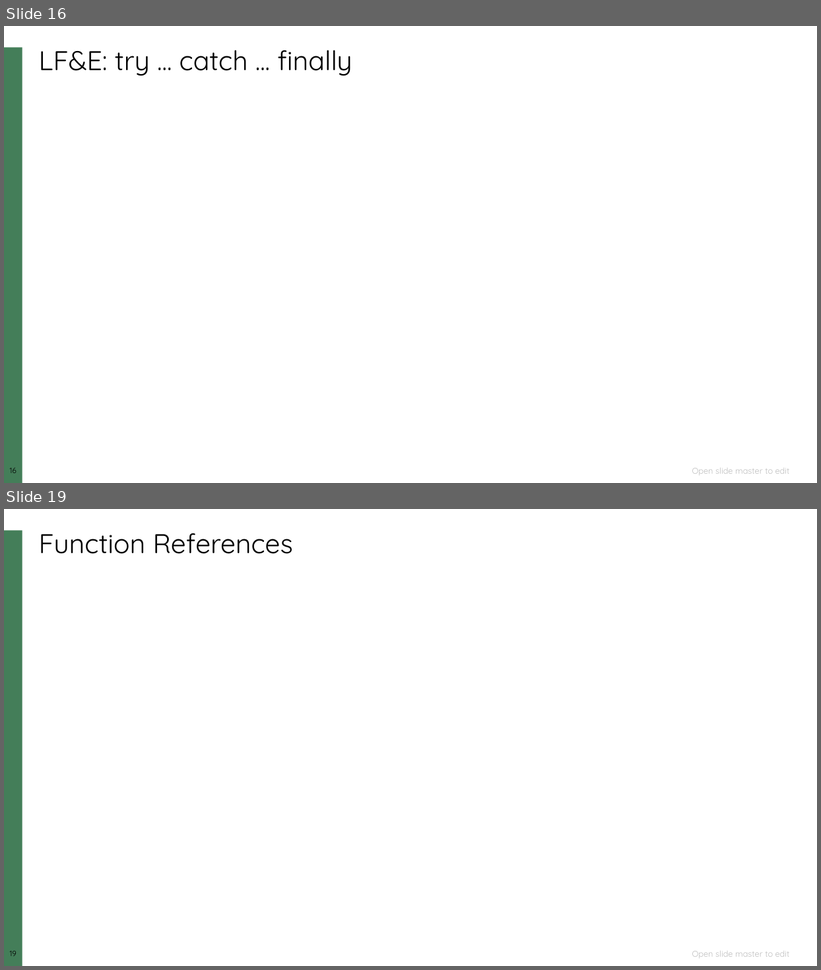
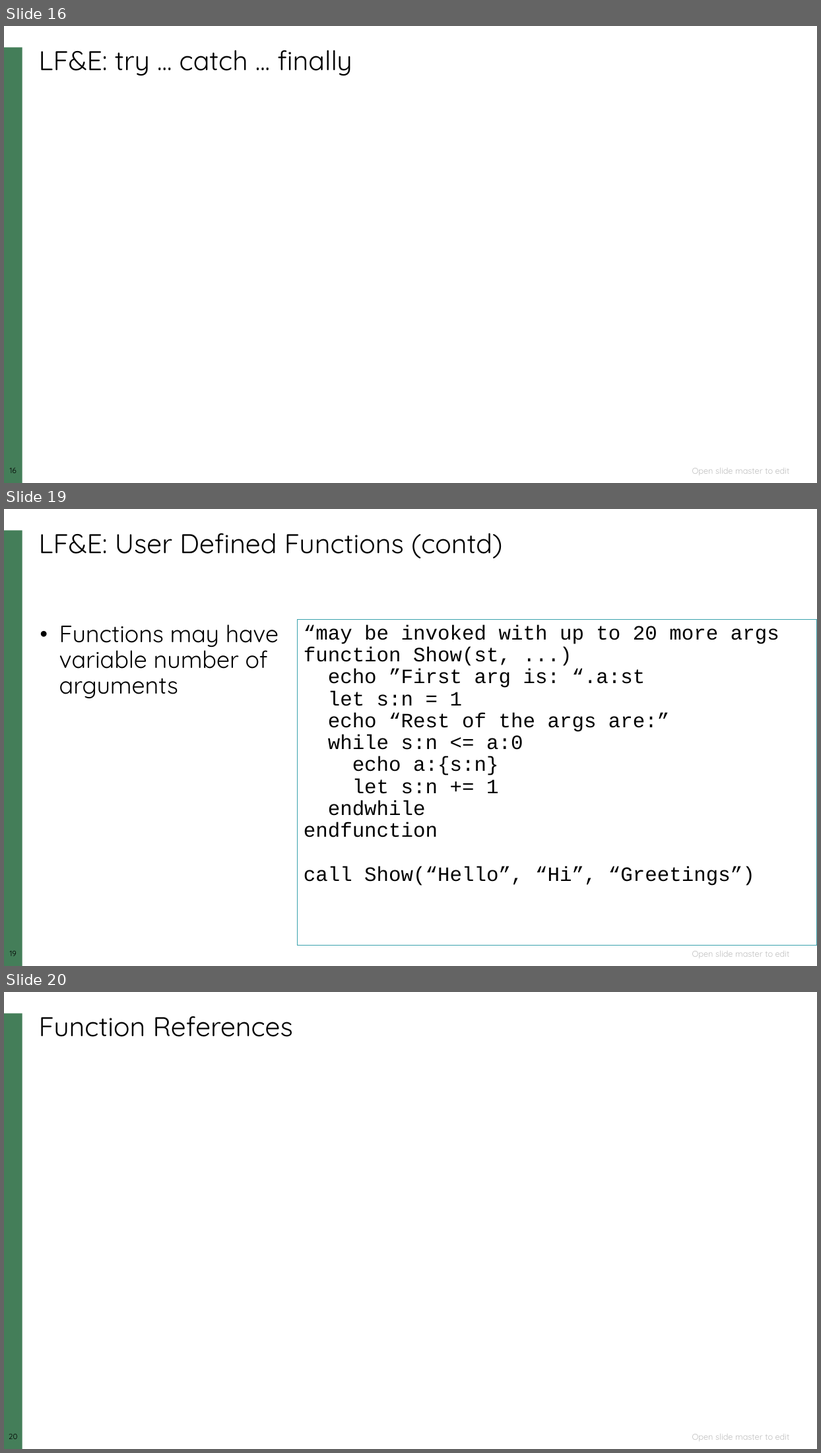
Before and after one commit to ketancmaheshwari/vim, a slide deck: vimscriptpres.pptx. Shown one above the other, each under a label of ours: slides 16 and 19 before the commit, slides 16, 19 and 20 after it; the slides between them are not shown. The pictures are 821x970 and 821x1453 pixels, drawn with LibreOffice and Linux fonts; fonts in the diff are those of the drawing; background and template pictures are left out. Boxes give left, top, right and bottom in pixels: in the first picture for what was removed or moved away, otherwise in the second. Text is boxed around its words. In the diff, an @@ line names an element or a change of style, - is before the commit and + after.

```diff
--- a/vimscriptpres.pptx
+++ b/vimscriptpres.pptx
@@ slide 19 added at (4,509,817,966), background #FFFFFF; not listed: 4 template elements that a slide beside it also shows @@
@@ title added at (39,533,502,559), 32 pt, text #000000 @@
+LF&E: User Defined Functions (contd)
@@ text added at (59,625,279,699), 28 pt, text #000000 @@
+• Functions may have variable number of arguments
@@ rectangle added at (298,619,817,946), outline #3BA2AD 0.75 pt, 24 pt, text #000000 @@
+“may be invoked with up to 20 more args
+function Show(st, ...)
+echo ”First arg is: “.a:st
+let s:n = 1
+echo “Rest of the args are:”
+while s:n <= a:0
+echo a:{s:n}
+let s:n += 1
+endwhile
+endfunction
+call Show(“Hello”, “Hi”, “Greetings”)
@@ what was slide 19 is now slide 20 @@
@@ page number at (4,1434,23,1444): text changed @@
-19
+20
@@ page number at (9,1434,17,1439): text changed @@
-19
+20
```
Also in this commit, not shown: 11 slides changed, 15 other files.
